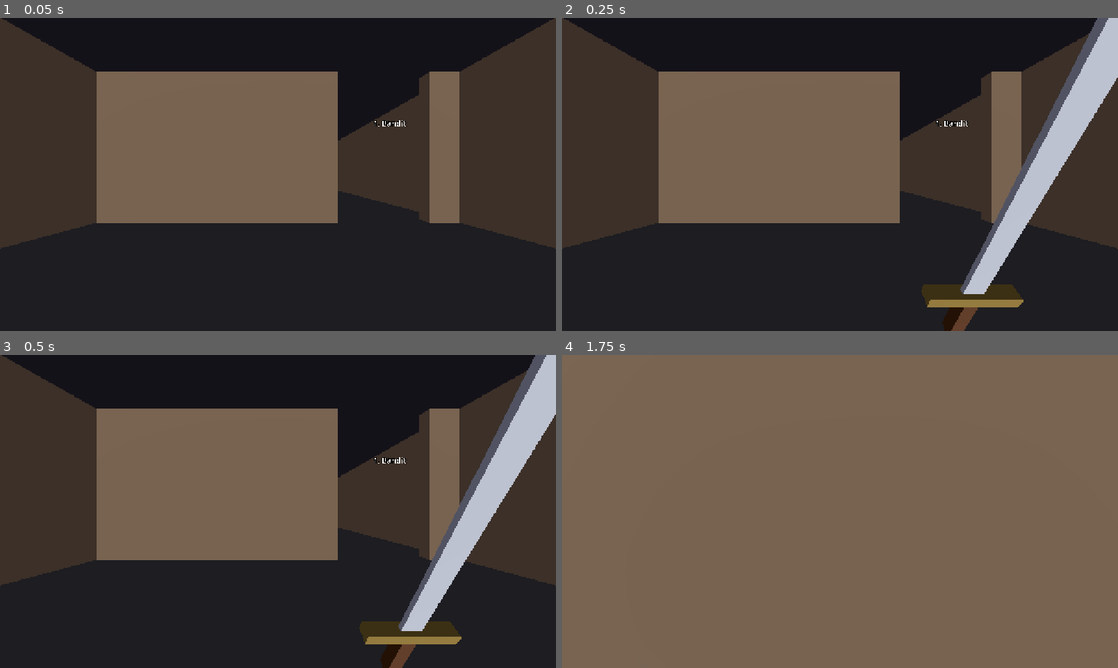
Above: before the commit, frames 1-4 (two rows, left to right).
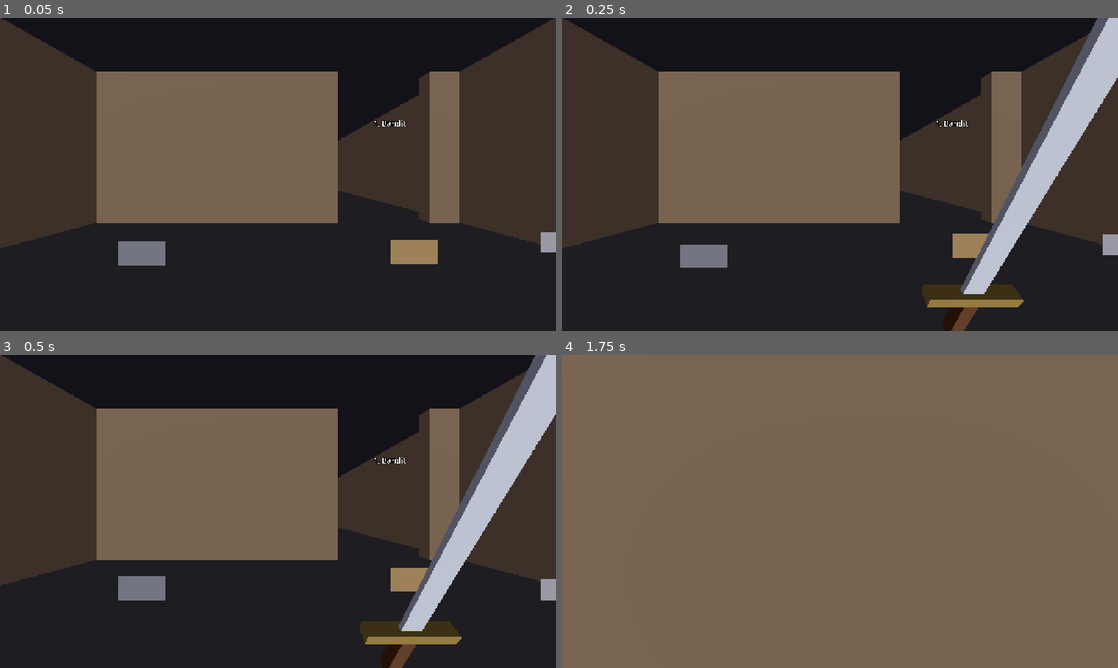
Above: after the commit, the same moments.

Repository: ryanhicke/dark-fantasy-fps
Game: Godot game, scene res://levels/enemy_gallery.tscn
Two runs of this game, one before a commit and one after it. Both use one fixed random seed, a clock stepped at 60 frames per second and the inputs below. This scene is started directly instead of the project's main scene.
Inputs (mouse positions are in pixels of both pictures, inside the frame that each line leads up to):
- Up to frame 1 (0.05 s): no input
- Up to frame 2 (0.25 s): no input
- Up to frame 3 (0.5 s): no input
- Up to frame 4 (1.75 s): tap Enter (respawn) at 0.5 s; move the mouse to (867, 511) at 0.52 s; hold E (use) 0.53-1.28 s; hold W (move_forward) from 0.53 s (still down); click (867, 511) at 0.67 s; tap Space (jump) at 0.77, 1.52 s; move the mouse to (812, 511) at 1.27 s; click (812, 511) at 1.35 s; tap E (use) at 1.55 s

The runs differ from the first frame. In frame 1, 1.5% of the frame differs, in the area x 21-100%, y 68-80%; in frame 2, 1.2%; in frame 3, 1.3%; in frame 4, nothing differs.

Commit message:
Add warhammer and francisca
Warhammer (key 2): same 25 damage as the sword but BLUNT and slower, so
it matches the sword on unarmored enemies, wrecks armored mercenaries,
and one-shots skeletons. Francisca (key 4): a THROWN axe that arcs under
full gravity, hits harder than any arrow but falls well short of the
bow, tumbles in flight (SpinningProjectile), and uses axes as ammo.

Adds pickups and TrenchBroom entities for both, puts them in the gallery
lobby, and prewarms the thrown axe.

Co-Authored-By: Claude Opus 5.5 <noreply@anthropic.com>

Diff:
--- a/levels/effect_prewarm_list.tres
+++ b/levels/effect_prewarm_list.tres
@@ -5,7 +5,8 @@
 [ext_resource type="PackedScene" path="res://spells/fireball/fireball_explosion.tscn" id="3_explosion"]
 [ext_resource type="PackedScene" path="res://weapons/arrow/arrow.tscn" id="4_arrow"]
 [ext_resource type="PackedScene" path="res://spells/magic_missile/magic_missile.tscn" id="5_missile"]
+[ext_resource type="PackedScene" path="res://weapons/francisca/francisca_projectile.tscn" id="6_axe"]
 
 [resource]
 script = ExtResource("1_list")
-scenes = Array[PackedScene]([ExtResource("2_fireball"), ExtResource("3_explosion"), ExtResource("4_arrow"), ExtResource("5_missile")])
+scenes = Array[PackedScene]([ExtResource("2_fireball"), ExtResource("3_explosion"), ExtResource("4_arrow"), ExtResource("5_missile"), ExtResource("6_axe")])
--- a/levels/enemy_gallery.tscn
+++ b/levels/enemy_gallery.tscn
@@ -17,6 +17,9 @@
 [ext_resource type="PackedScene" path="res://levels/entities/weapon_fire_staff.tscn" id="41_pickup"]
 [ext_resource type="PackedScene" path="res://levels/entities/ammo_arrows.tscn" id="42_pickup"]
 [ext_resource type="PackedScene" path="res://levels/entities/ammo_mana.tscn" id="43_pickup"]
+[ext_resource type="PackedScene" path="res://levels/entities/weapon_warhammer.tscn" id="44_pickup"]
+[ext_resource type="PackedScene" path="res://levels/entities/weapon_francisca.tscn" id="45_pickup"]
+[ext_resource type="PackedScene" path="res://levels/entities/ammo_axes.tscn" id="46_pickup"]
 
 [sub_resource type="Environment" id="Environment_gallery"]
 background_mode = 1
@@ -419,6 +422,15 @@
 [node name="ManaPickup" parent="Pickups" instance=ExtResource("43_pickup")]
 transform = Transform3D(1, 0, 0, 0, 1, 0, 0, 0, 1, 4, 0, -4)
 
+[node name="WarhammerPickup" parent="Pickups" instance=ExtResource("44_pickup")]
+transform = Transform3D(1, 0, 0, 0, 1, 0, 0, 0, 1, -2, 0, -10)
+
+[node name="FranciscaPickup" parent="Pickups" instance=ExtResource("45_pickup")]
+transform = Transform3D(1, 0, 0, 0, 1, 0, 0, 0, 1, 2, 0, -10)
+
+[node name="AxesPickup" parent="Pickups" instance=ExtResource("46_pickup")]
+transform = Transform3D(1, 0, 0, 0, 1, 0, 0, 0, 1, 4, 0, -10)
+
 [node name="Enemies" type="Node3D" parent="."]
 
 [node name="Bandit" parent="Enemies" instance=ExtResource("10_bandit")]
--- /dev/null
+++ b/levels/entities/weapon_francisca.tscn
@@ -0,0 +1,8 @@
+[gd_scene format=3]
+
+[ext_resource type="PackedScene" path="res://levels/entities/weapon_pickup.tscn" id="1_base"]
+[ext_resource type="Resource" path="res://weapons/francisca/francisca.tres" id="2_weapon"]
+
+[node name="WeaponFrancisca" instance=ExtResource("1_base")]
+weapon = ExtResource("2_weapon")
+tint = Color(0.62, 0.5, 0.35, 1)
--- /dev/null
+++ b/levels/entities/weapon_warhammer.tscn
@@ -0,0 +1,8 @@
+[gd_scene format=3]
+
+[ext_resource type="PackedScene" path="res://levels/entities/weapon_pickup.tscn" id="1_base"]
+[ext_resource type="Resource" path="res://weapons/warhammer/warhammer.tres" id="2_weapon"]
+
+[node name="WeaponWarhammer" instance=ExtResource("1_base")]
+weapon = ExtResource("2_weapon")
+tint = Color(0.45, 0.46, 0.5, 1)
--- a/levels/map_config/dark_fantasy_fgd.tres
+++ b/levels/map_config/dark_fantasy_fgd.tres
@@ -24,9 +24,11 @@
 [ext_resource type="Resource" path="res://levels/map_config/ammo_arrows.tres" id="22_ammo_arrows"]
 [ext_resource type="Resource" path="res://levels/map_config/ammo_axes.tres" id="23_ammo_axes"]
 [ext_resource type="Resource" path="res://levels/map_config/ammo_mana.tres" id="24_ammo_mana"]
+[ext_resource type="Resource" path="res://levels/map_config/weapon_warhammer.tres" id="25_weapon_warhammer"]
+[ext_resource type="Resource" path="res://levels/map_config/weapon_francisca.tres" id="26_weapon_francisca"]
 
 [resource]
 script = ExtResource("1_fgd")
 fgd_name = "DarkFantasyFPS"
 base_fgd_files = Array[Resource]([ExtResource("2_base")])
-entity_definitions = Array[Resource]([ExtResource("3_start") …(535 unchanged characters)… tResource("24_ammo_mana"), ExtResource("5_key"), ExtResource("6_door"), ExtResource("7_exit")])
+entity_definitions = Array[Resource]([ExtResource("3_start") …(535 unchanged characters)… tResource("24_ammo_mana"), ExtResource("25_weapon_warhammer"), ExtResource("26_weapon_francisca"), ExtResource("5_key"), ExtResource("6_door"), ExtResource("7_exit")])
--- /dev/null
+++ b/levels/map_config/weapon_francisca.tres
@@ -0,0 +1,14 @@
+[gd_resource type="Resource" script_class="FuncGodotFGDPointClass" format=3]
+
+[ext_resource type="Script" path="res://addons/func_godot/src/fgd/func_godot_fgd_point_class.gd" id="1_point"]
+[ext_resource type="PackedScene" path="res://levels/entities/weapon_francisca.tscn" id="2_scene"]
+
+[resource]
+script = ExtResource("1_point")
+classname = "weapon_francisca"
+description = "Francisca, with 5 axes. Place it on the floor."
+meta_properties = Dictionary[String, Variant]({
+"color": Color(0.3, 0.8, 1, 1),
+"size": AABB(-8, -8, 0, 8, 8, 24)
+})
+scene_file = ExtResource("2_scene")
--- /dev/null
+++ b/levels/map_config/weapon_warhammer.tres
@@ -0,0 +1,14 @@
+[gd_resource type="Resource" script_class="FuncGodotFGDPointClass" format=3]
+
+[ext_resource type="Script" path="res://addons/func_godot/src/fgd/func_godot_fgd_point_class.gd" id="1_point"]
+[ext_resource type="PackedScene" path="res://levels/entities/weapon_warhammer.tscn" id="2_scene"]
+
+[resource]
+script = ExtResource("1_point")
+classname = "weapon_warhammer"
+description = "Warhammer. Place it on the floor."
+meta_properties = Dictionary[String, Variant]({
+"color": Color(0.3, 0.8, 1, 1),
+"size": AABB(-8, -8, 0, 8, 8, 24)
+})
+scene_file = ExtResource("2_scene")
--- a/player/player.tscn
+++ b/player/player.tscn
@@ -9,6 +9,8 @@
 [ext_resource type="PackedScene" path="res://weapons/fire_staff/fire_staff.tscn" id="7_staff"]
 [ext_resource type="Script" path="res://player/key_ring.gd" id="8_keys"]
 [ext_resource type="Script" path="res://player/dev_cheats.gd" id="9_cheats"]
+[ext_resource type="PackedScene" path="res://weapons/warhammer/warhammer.tscn" id="10_warhammer"]
+[ext_resource type="PackedScene" path="res://weapons/francisca/francisca.tscn" id="11_francisca"]
 
 [sub_resource type="CapsuleShape3D" id="CapsuleShape3D_body"]
 radius = 0.4
@@ -42,7 +44,7 @@
 
 [node name="WeaponHolder" type="Node3D" parent="Head/Camera3D" node_paths=PackedStringArray("inventory")]
 script = ExtResource("2_holder")
-weapon_scenes = Array[PackedScene]([ExtResource("3_sword"), ExtResource("5_bow"), ExtResource("7_staff")])
+weapon_scenes = Array[PackedScene]([ExtResource("3_sword"), ExtResource("10_warhammer"), ExtResource("5_bow"), ExtResource("11_francisca"), ExtResource("7_staff")])
 inventory = NodePath("../../../Inventory")
 
 [node name="UseCast" type="RayCast3D" parent="Head/Camera3D"]
--- /dev/null
+++ b/tests/test_warhammer_francisca.gd
@@ -0,0 +1,72 @@
+extends GutTest
+## Design rules for the warhammer and francisca (docs/weapons.md).
+
+const SWORD: WeaponData = preload("res://weapons/sword/sword.tres")
+const WARHAMMER: WeaponData = preload("res://weapons/warhammer/warhammer.tres")
+const BOW: WeaponData = preload("res://weapons/bow/bow.tres")
+const FRANCISCA: WeaponData = preload("res://weapons/francisca/francisca.tres")
+const BANDIT: EnemyData = preload("res://enemies/bandit/bandit.tres")
+const MERCENARY: EnemyData = preload("res://enemies/armored_mercenary/armored_mercenary.tres")
+const SKELETON: EnemyData = preload("res://enemies/skeleton/skeleton.tres")
+const EYE_HEIGHT: float = 1.6
+const PHYSICS_DELTA: float = 1.0 / 60.0
+
+
+func _hit(weapon: WeaponData, enemy: EnemyData) -> float:
+	var multiplier: float = 1.0
+	if enemy.resistances != null:
+		multiplier = enemy.resistances.multiplier_for(weapon.damage_type)
+	return weapon.damage * multiplier
+
+
+## Horizontal distance of a level throw from eye height to the floor.
+func _level_range(speed: float, gravity_strength: float) -> float:
+	var position: Vector3 = Vector3(0.0, EYE_HEIGHT, 0.0)
+	var velocity: Vector3 = Vector3.FORWARD * speed
+	while position.y > 0.0:
+		velocity = Projectile.integrate_velocity(velocity, gravity_strength, PHYSICS_DELTA)
+		position += velocity * PHYSICS_DELTA
+	return absf(position.z)
+
+
+func test_warhammer_is_blunt_and_slower_than_the_sword() -> void:
+	assert_eq(WARHAMMER.damage_type, Damage.Type.BLUNT)
+	assert_gt(WARHAMMER.cooldown, SWORD.cooldown)
+
+
+func test_warhammer_matches_the_sword_against_unarmored() -> void:
+	assert_eq(_hit(WARHAMMER, BANDIT), _hit(SWORD, BANDIT))
+
+
+func test_warhammer_beats_the_sword_against_armor() -> void:
+	assert_gt(_hit(WARHAMMER, MERCENARY), _hit(SWORD, MERCENARY) * 2.0)
+
+
+func test_warhammer_one_shots_skeletons() -> void:
+	assert_gte(_hit(WARHAMMER, SKELETON), SKELETON.max_health)
+
+
+func test_francisca_is_thrown_and_uses_axes() -> void:
+	assert_eq(FRANCISCA.damage_type, Damage.Type.THROWN)
+	assert_eq(FRANCISCA.ammo_type, &"axes")
+	assert_eq(FRANCISCA.ammo_cost, 1)
+
+
+func test_francisca_hits_harder_than_any_arrow() -> void:
+	assert_gt(FRANCISCA.damage, BOW.damage)
+	assert_gt(FRANCISCA.damage, BOW.max_charge_damage)
+
+
+func test_francisca_arcs_and_falls_short_of_the_bow() -> void:
+	assert_gt(FRANCISCA.projectile_gravity, BOW.projectile_gravity * 5.0)
+	assert_lt(
+		_level_range(FRANCISCA.projectile_speed, FRANCISCA.projectile_gravity),
+		_level_range(BOW.projectile_speed, BOW.projectile_gravity) * 0.5
+	)
+
+
+func test_thrown_axe_spins() -> void:
+	var axe: Node = FRANCISCA.projectile_scene.instantiate()
+	assert_true(axe is SpinningProjectile)
+	assert_not_null(axe.get_node_or_null("Spin"))
+	axe.free()
--- /dev/null
+++ b/weapons/francisca/francisca.tres
@@ -0,0 +1,20 @@
+[gd_resource type="Resource" script_class="WeaponData" format=3]
+
+[ext_resource type="Script" path="res://weapons/weapon_data.gd" id="1_data"]
+[ext_resource type="PackedScene" path="res://weapons/francisca/francisca_projectile.tscn" id="2_axe"]
+
+[resource]
+script = ExtResource("1_data")
+display_name = "Francisca"
+id = &"francisca"
+slot = 4
+pickup_ammo = 5
+damage = 35.0
+damage_type = 6
+cooldown = 0.7
+windup = 0.0
+ammo_type = &"axes"
+ammo_cost = 1
+projectile_scene = ExtResource("2_axe")
+projectile_speed = 18.0
+projectile_gravity = 9.8
--- /dev/null
+++ b/weapons/francisca/francisca.tscn
@@ -0,0 +1,39 @@
+[gd_scene format=3]
+
+[ext_resource type="Script" path="res://weapons/ranged_weapon.gd" id="1_ranged"]
+[ext_resource type="Resource" path="res://weapons/francisca/francisca.tres" id="2_data"]
+
+[sub_resource type="StandardMaterial3D" id="Material_haft"]
+albedo_color = Color(0.35, 0.22, 0.12, 1)
+
+[sub_resource type="StandardMaterial3D" id="Material_blade"]
+albedo_color = Color(0.62, 0.63, 0.66, 1)
+
+[sub_resource type="BoxMesh" id="BoxMesh_haft"]
+material = SubResource("Material_haft")
+size = Vector3(0.03, 0.38, 0.03)
+
+[sub_resource type="BoxMesh" id="BoxMesh_blade"]
+material = SubResource("Material_blade")
+size = Vector3(0.02, 0.12, 0.14)
+
+[node name="Francisca" type="Node3D"]
+script = ExtResource("1_ranged")
+data = ExtResource("2_data")
+muzzle_offset = 0.4
+
+[node name="ViewModel" type="Node3D" parent="."]
+transform = Transform3D(0.965926, -0.258819, 0, 0.258819, 0.965926, 0, 0, 0, 1, 0.28, -0.32, -0.5)
+
+[node name="Draw" type="Node3D" parent="ViewModel"]
+
+[node name="Loaded" type="Node3D" parent="ViewModel/Draw"]
+
+[node name="Haft" type="MeshInstance3D" parent="ViewModel/Draw/Loaded"]
+cast_shadow = 0
+mesh = SubResource("BoxMesh_haft")
+
+[node name="Blade" type="MeshInstance3D" parent="ViewModel/Draw/Loaded"]
+transform = Transform3D(1, 0, 0, 0, 1, 0, 0, 0, 1, 0, 0.15, -0.06)
+cast_shadow = 0
+mesh = SubResource("BoxMesh_blade")
--- /dev/null
+++ b/weapons/francisca/francisca_projectile.tscn
@@ -0,0 +1,36 @@
+[gd_scene format=3]
+
+[ext_resource type="Script" path="res://weapons/francisca/spinning_projectile.gd" id="1_spin"]
+
+[sub_resource type="StandardMaterial3D" id="Material_haft"]
+albedo_color = Color(0.35, 0.22, 0.12, 1)
+
+[sub_resource type="StandardMaterial3D" id="Material_blade"]
+albedo_color = Color(0.62, 0.63, 0.66, 1)
+
+[sub_resource type="BoxMesh" id="BoxMesh_haft"]
+material = SubResource("Material_haft")
+size = Vector3(0.03, 0.38, 0.03)
+
+[sub_resource type="BoxMesh" id="BoxMesh_blade"]
+material = SubResource("Material_blade")
+size = Vector3(0.02, 0.12, 0.14)
+
+[node name="FranciscaProjectile" type="Node3D"]
+script = ExtResource("1_spin")
+lifetime = 4.0
+
+[node name="Spin" type="Node3D" parent="."]
+
+[node name="Haft" type="MeshInstance3D" parent="Spin"]
+cast_shadow = 0
+mesh = SubResource("BoxMesh_haft")
+
+[node name="Blade" type="MeshInstance3D" parent="Spin"]
+transform = Transform3D(1, 0, 0, 0, 1, 0, 0, 0, 1, 0, 0.15, -0.06)
+cast_shadow = 0
+mesh = SubResource("BoxMesh_blade")
+
+[node name="PathCast" type="RayCast3D" parent="."]
+enabled = false
+target_position = Vector3(0, 0, 0)
--- /dev/null
+++ b/weapons/francisca/spinning_projectile.gd
@@ -0,0 +1,14 @@
+class_name SpinningProjectile
+extends Projectile
+## A projectile whose model tumbles end over end in flight (the francisca),
+## so the arc reads clearly. Only the child "Spin" node rotates; the
+## projectile itself still faces its velocity for the hit ray.
+
+## Radians per second around the local X axis (end over end).
+@export var spin_speed: float = 18.0
+
+@onready var _spin: Node3D = $Spin
+
+
+func _process(delta: float) -> void:
+	_spin.rotate_x(-spin_speed * delta)
--- /dev/null
+++ b/weapons/warhammer/warhammer.tres
@@ -0,0 +1,15 @@
+[gd_resource type="Resource" script_class="WeaponData" format=3]
+
+[ext_resource type="Script" path="res://weapons/weapon_data.gd" id="1_data"]
+
+[resource]
+script = ExtResource("1_data")
+display_name = "Warhammer"
+id = &"warhammer"
+slot = 2
+damage = 25.0
+damage_type = 4
+cooldown = 0.85
+windup = 0.3
+melee_range = 2.1
+melee_radius = 0.4
--- /dev/null
+++ b/weapons/warhammer/warhammer.tscn
@@ -0,0 +1,41 @@
+[gd_scene format=3]
+
+[ext_resource type="Script" path="res://weapons/melee_weapon.gd" id="1_melee"]
+[ext_resource type="Resource" path="res://weapons/warhammer/warhammer.tres" id="2_data"]
+
+[sub_resource type="StandardMaterial3D" id="Material_haft"]
+albedo_color = Color(0.32, 0.2, 0.1, 1)
+
+[sub_resource type="StandardMaterial3D" id="Material_head"]
+albedo_color = Color(0.45, 0.46, 0.5, 1)
+
+[sub_resource type="BoxMesh" id="BoxMesh_haft"]
+material = SubResource("Material_haft")
+size = Vector3(0.04, 0.6, 0.04)
+
+[sub_resource type="BoxMesh" id="BoxMesh_head"]
+material = SubResource("Material_head")
+size = Vector3(0.24, 0.12, 0.12)
+
+[node name="Warhammer" type="Node3D"]
+script = ExtResource("1_melee")
+data = ExtResource("2_data")
+windup_rotation_deg = Vector3(40, -10, 10)
+strike_rotation_deg = Vector3(-75, 25, -20)
+strike_time = 0.09
+
+[node name="ViewModel" type="Node3D" parent="."]
+transform = Transform3D(1, 0, 0, 0, 0.866025, -0.5, 0, 0.5, 0.866025, 0.3, -0.42, -0.55)
+
+[node name="Haft" type="MeshInstance3D" parent="ViewModel"]
+transform = Transform3D(1, 0, 0, 0, 1, 0, 0, 0, 1, 0, 0.18, 0)
+cast_shadow = 0
+mesh = SubResource("BoxMesh_haft")
+
+[node name="Head" type="MeshInstance3D" parent="ViewModel"]
+transform = Transform3D(1, 0, 0, 0, 1, 0, 0, 0, 1, 0, 0.48, 0)
+cast_shadow = 0
+mesh = SubResource("BoxMesh_head")
+
+[node name="HitCast" type="ShapeCast3D" parent="."]
+enabled = false
Not shown, added: tests/test_warhammer_francisca.gd.uid
Not shown, added: weapons/francisca/spinning_projectile.gd.uid
Not shown, changed: docs/placeholders.md
